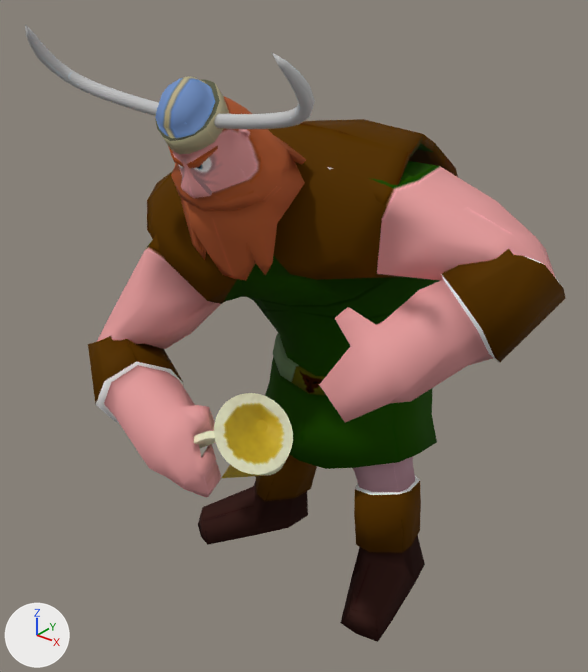
One commit to the OBJ model assets/Animacion/Vikingo/Celebracion/vikingoCelebracion_000502.obj: the scene before it, then after it.
One viewpoint serves both versions: a 50 mm lens placed at (4.63, -5.72, 6.46), pointed at (0.06, -0.01, 2.92). Lighting does not change. The marker at lower left points along +X, +Y and +Z. Where no turn or scale is listed for an object, it has been applied to the vertices.

Before the edit, the objects in view are built like this:
```python
me_jarra_jarrah = bpy.data.meshes.new('jarra_jarraH')
me_jarra_jarrah.from_pydata(...)  # 212 vertices, 211 faces; spans x -0.49..0.92, y -1.65..-0.58, z 1.27..2.92
me_jarra_jarrah.materials.append(mat_jarramat)
me_vilkingo_ikingoh = bpy.data.meshes.new('Vilkingo_ikingoH')
me_vilkingo_ikingoh.from_pydata(...)  # 2056 vertices, 2075 faces; spans x -1.67..2.61, y -1.95..2.53, z -0.15..5.9
me_vilkingo_ikingoh.materials.append(mat_vikingomat)
ob_jarra_jarrah = bpy.data.objects.new('jarra_jarraH', me_jarra_jarrah)
ob_jarra_jarrah.location = (0.0, 0.0, 0.0)
ob_vilkingo_ikingoh = bpy.data.objects.new('Vilkingo_ikingoH', me_vilkingo_ikingoh)
ob_vilkingo_ikingoh.location = (0.0, 0.0, 0.0)
```
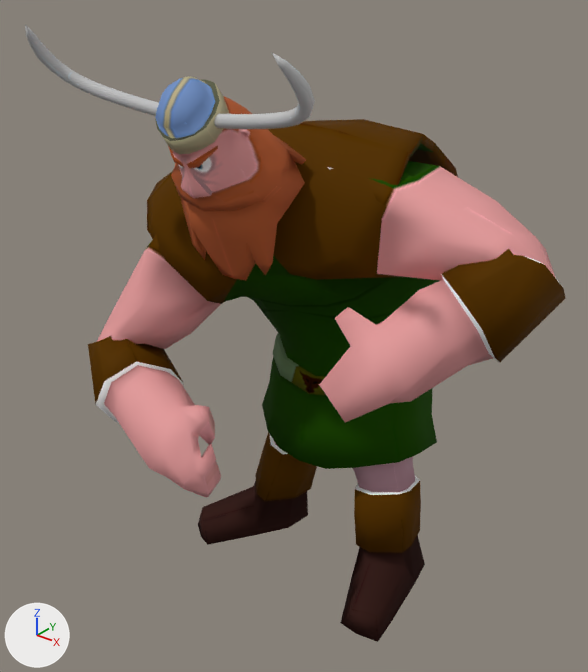
Location of each change, (x1, y1, x2, y2) in pixels of the pictures (588 x 672 px):
'jarra_jarraH', deleted: before (194, 393, 293, 478)

The change, as a list of edits to the scene's bpy script:
```text
Remove ob_jarra_jarrah:
    ob_jarra_jarrah = bpy.data.objects.new('jarra_jarraH', me_jarra_jarrah)
    ob_jarra_jarrah.location = (0.0, 0.0, 0.0)
```
